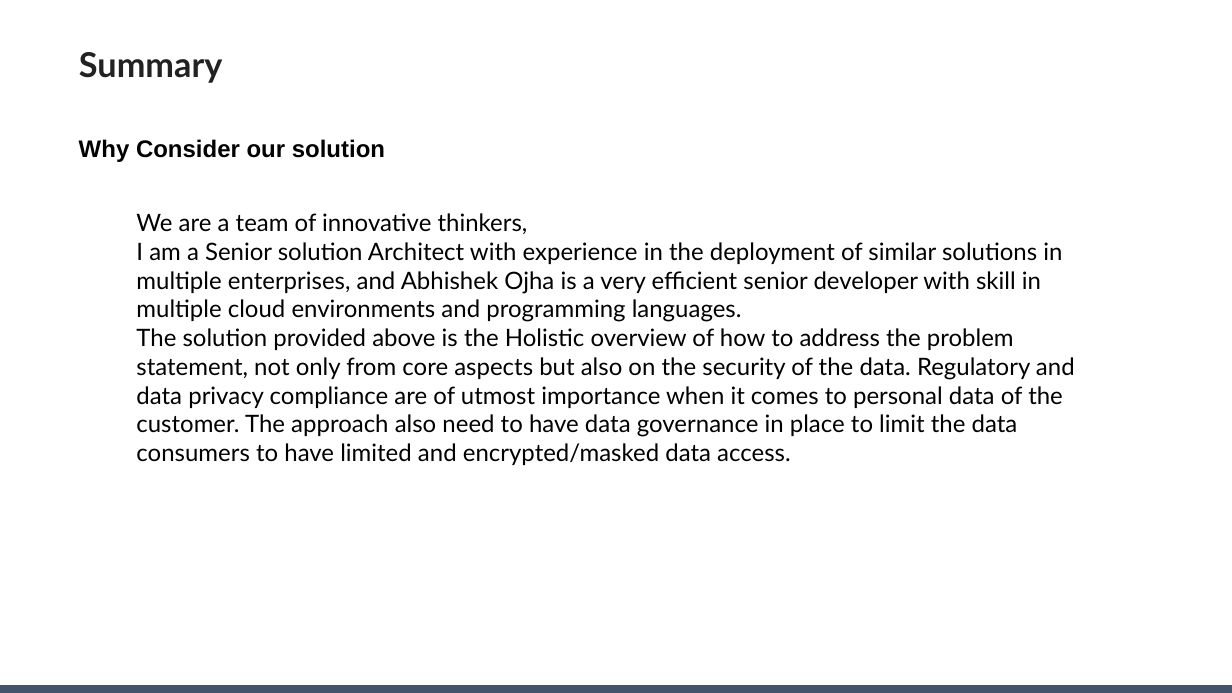
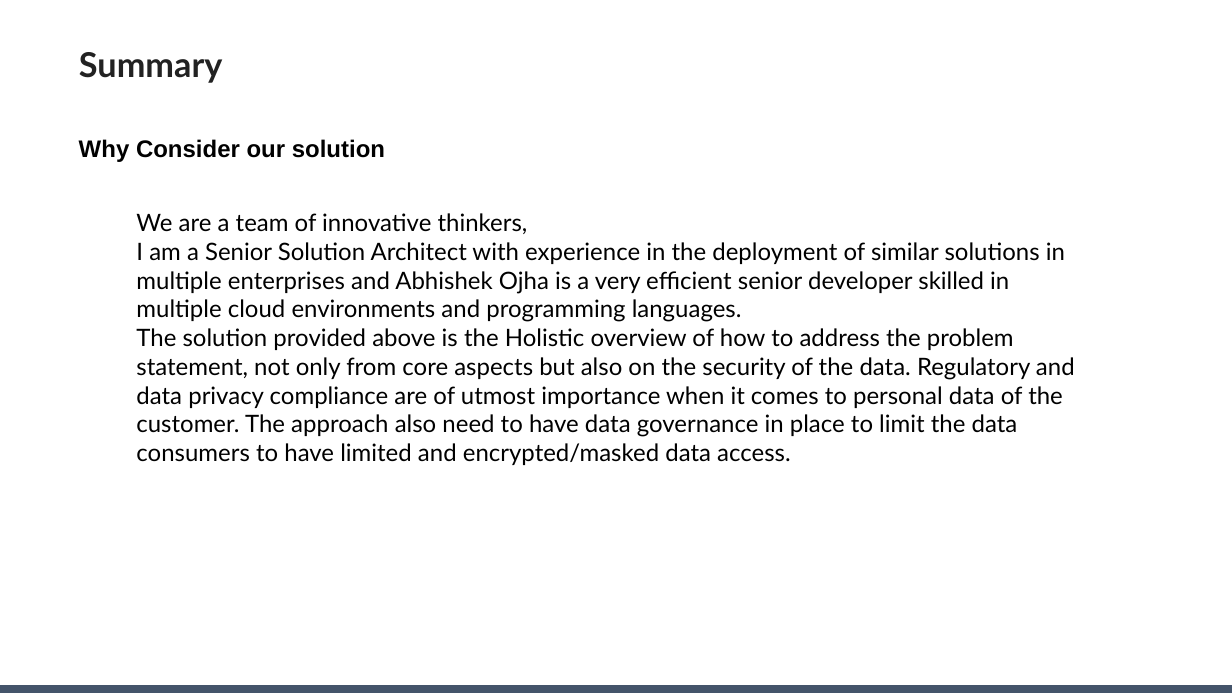
Before and after one commit to joymaitra/TechGig_Automated_cheque_process, a slide deck: slide 10 of BOB_Automated_cheque_processing_TeamSpiderMan.pptx. Drawn at 1232x693 pixels with LibreOffice and Linux fonts; fonts in the diff are those of the drawing. Boxes give left, top, right and bottom in pixels: in the first picture for what was removed or moved away, otherwise in the second. Text is boxed around its words. In the diff, an @@ line names an element or a change of style, - is before the commit and + after.

```diff
--- a/BOB_Automated_cheque_processing_TeamSpiderMan.pptx
+++ b/BOB_Automated_cheque_processing_TeamSpiderMan.pptx
@@ text at (136,242,1065,322): text changed @@
-I am a Senior solution Architect with experience in the deployment of similar solutions in multiple enterprises, and Abhishek Ojha is a very efficient senior developer with skill in multiple cloud environments and programming languages.
+I am a Senior Solution Architect with experience in the deployment of similar solutions in multiple enterprises and Abhishek Ojha is a very efficient senior developer skilled in multiple cloud environments and programming languages.
```
Also in this commit, not shown: 1 other slide changed.
